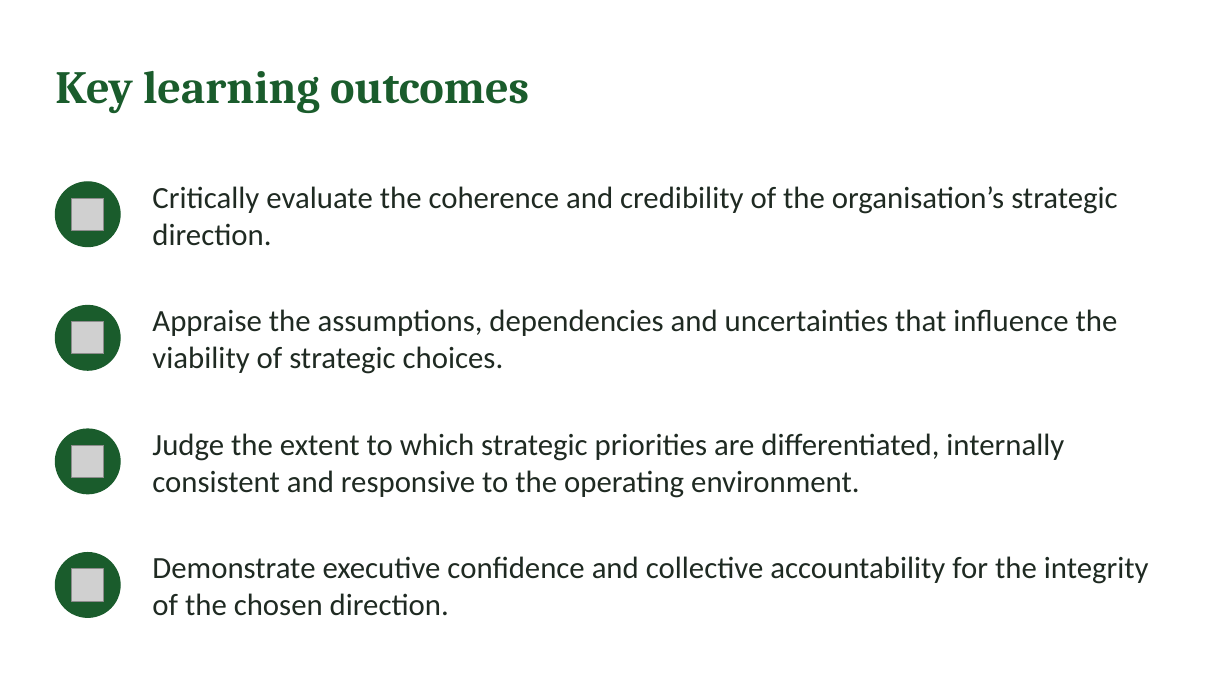
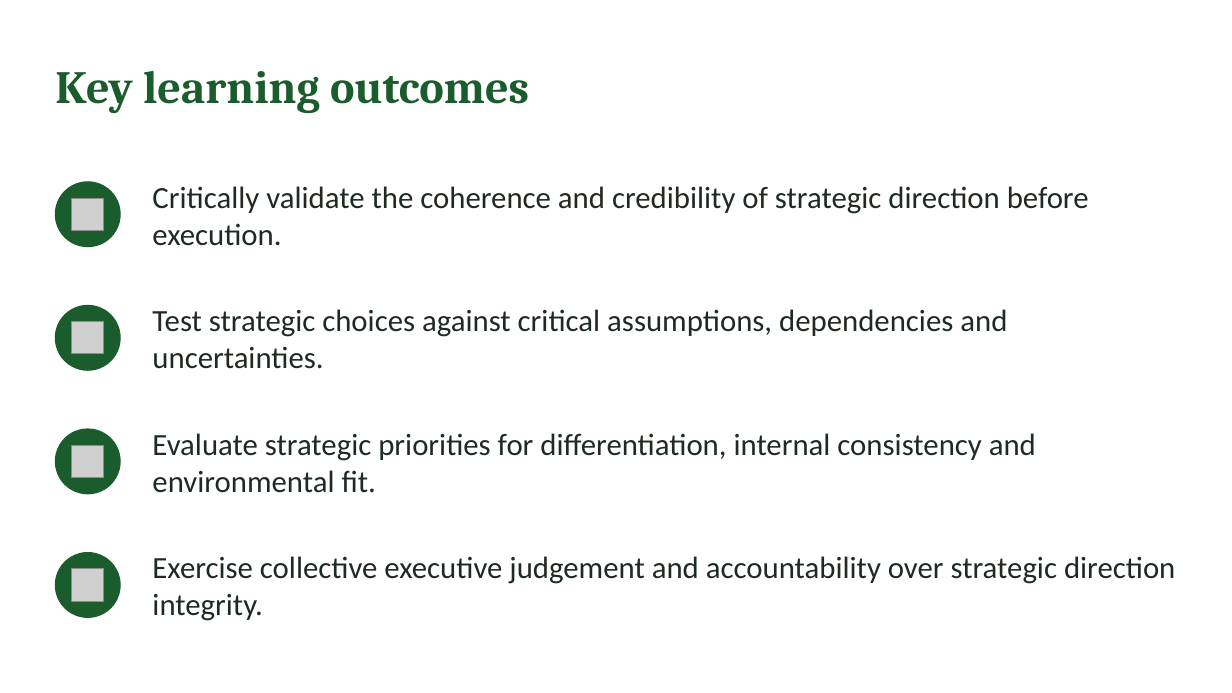
Before and after one commit to IBSL26/ibsl-platform, a slide deck: slide 2 of Unit decks/Unit 04 - Direction Integrity (ABCV-MBT).pptx. Drawn at 1232x693 pixels with LibreOffice and Linux fonts; fonts in the diff are those of the drawing; grey boxes stand for pictures. Boxes give left, top, right and bottom in pixels: in the first picture for what was removed or moved away, otherwise in the second. Text is boxed around its words. In the diff, an @@ line names an element or a change of style, - is before the commit and + after.

```diff
--- a/Unit decks/Unit 04 - Direction Integrity (ABCV-MBT).pptx
+++ b/Unit decks/Unit 04 - Direction Integrity (ABCV-MBT).pptx
@@ text at (x1=152, y1=186, x2=1089, y2=246): text changed @@
-Critically evaluate the coherence and credibility of the organisation’s strategic direction.
+Critically validate the coherence and credibility of strategic direction before execution.
@@ text at (x1=152, y1=309, x2=1007, y2=369): text changed @@
-Appraise the assumptions, dependencies and uncertainties that influence the viability of strategic choices.
+Test strategic choices against critical assumptions, dependencies and uncertainties.
@@ text at (x1=152, y1=433, x2=1036, y2=493): text changed @@
-Judge the extent to which strategic priorities are differentiated, internally consistent and responsive to the operating environment.
+Evaluate strategic priorities for differentiation, internal consistency and environmental fit.
@@ text at (x1=152, y1=556, x2=1175, y2=621): text changed @@
-Demonstrate executive confidence and collective accountability for the integrity of the chosen direction.
+Exercise collective executive judgement and accountability over strategic direction integrity.
```
Also in this commit, not shown: 5 other slides changed, 27 other files.
